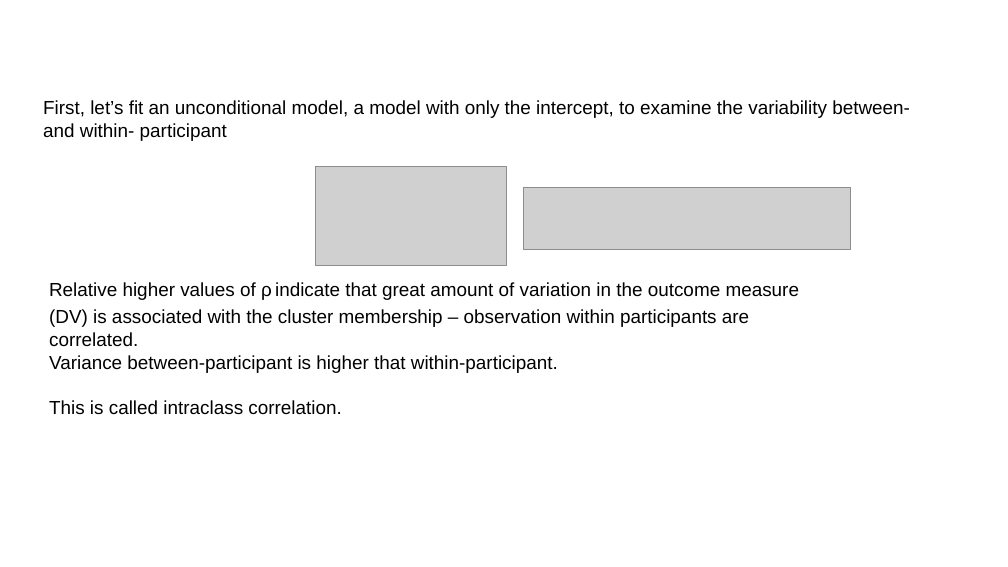
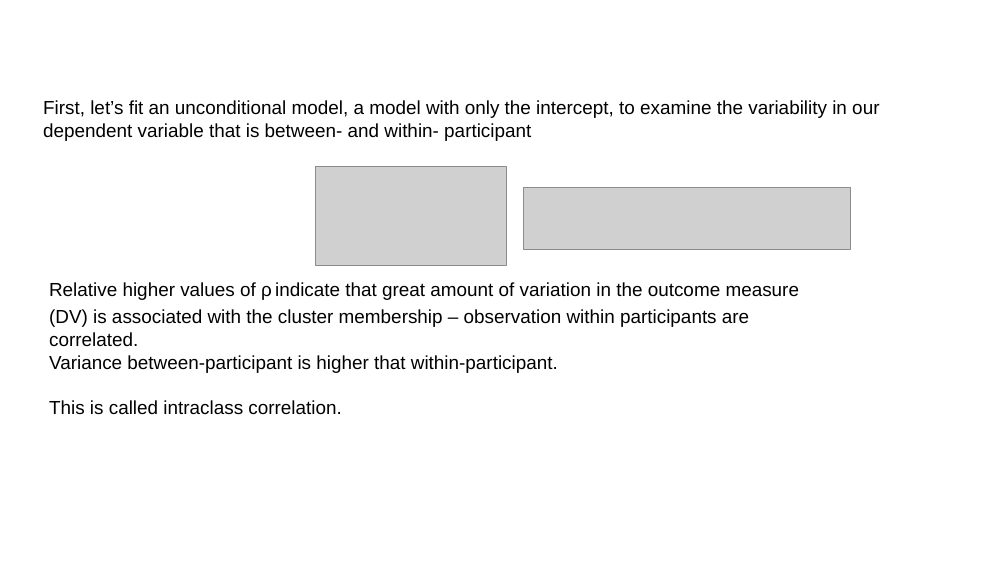
Before and after one commit to FPupillo/LMM_workshop, a slide deck: slide 36 of PPT_LMM.odp (slide 33 before the commit). Drawn at 1008x567 pixels with LibreOffice and Linux fonts; fonts in the diff are those of the drawing; grey boxes stand for pictures. Boxes give left, top, right and bottom in pixels: in the first picture for what was removed or moved away, otherwise in the second. Text is boxed around its words. In the diff, an @@ line names an element or a change of style, - is before the commit and + after.

```diff
--- a/PPT_LMM.odp
+++ b/PPT_LMM.odp
@@ text at box(43, 100, 879, 141): text changed @@
-First, let’s fit an unconditional model, a model with only the intercept, to examine the variability between- and within- participant
+First, let’s fit an unconditional model, a model with only the intercept, to examine the variability in our dependent variable that is between- and within- participant
```
Also in this commit, not shown: 26 other slides changed, 23 slides added, 1 slide removed, 6 other files.
